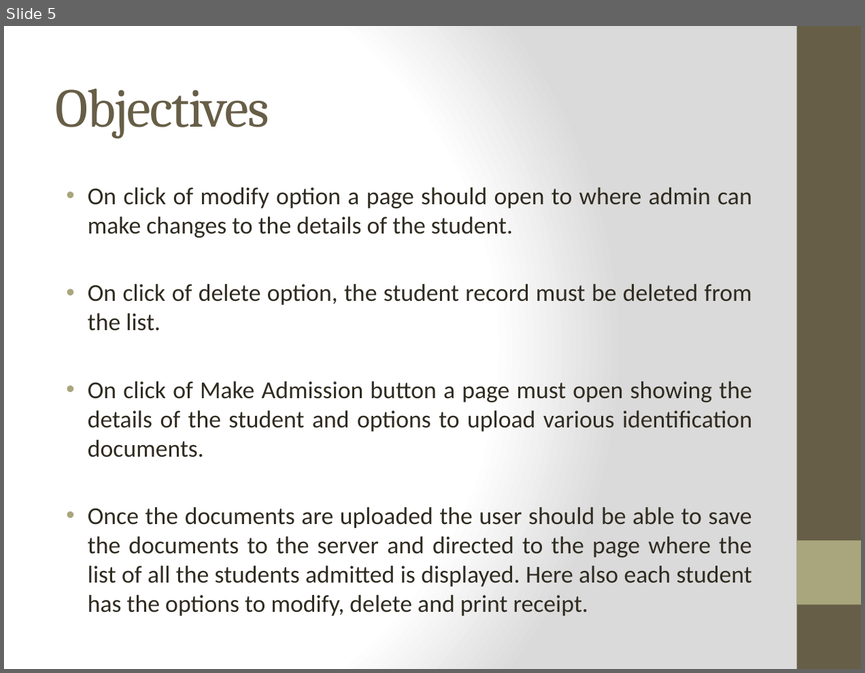
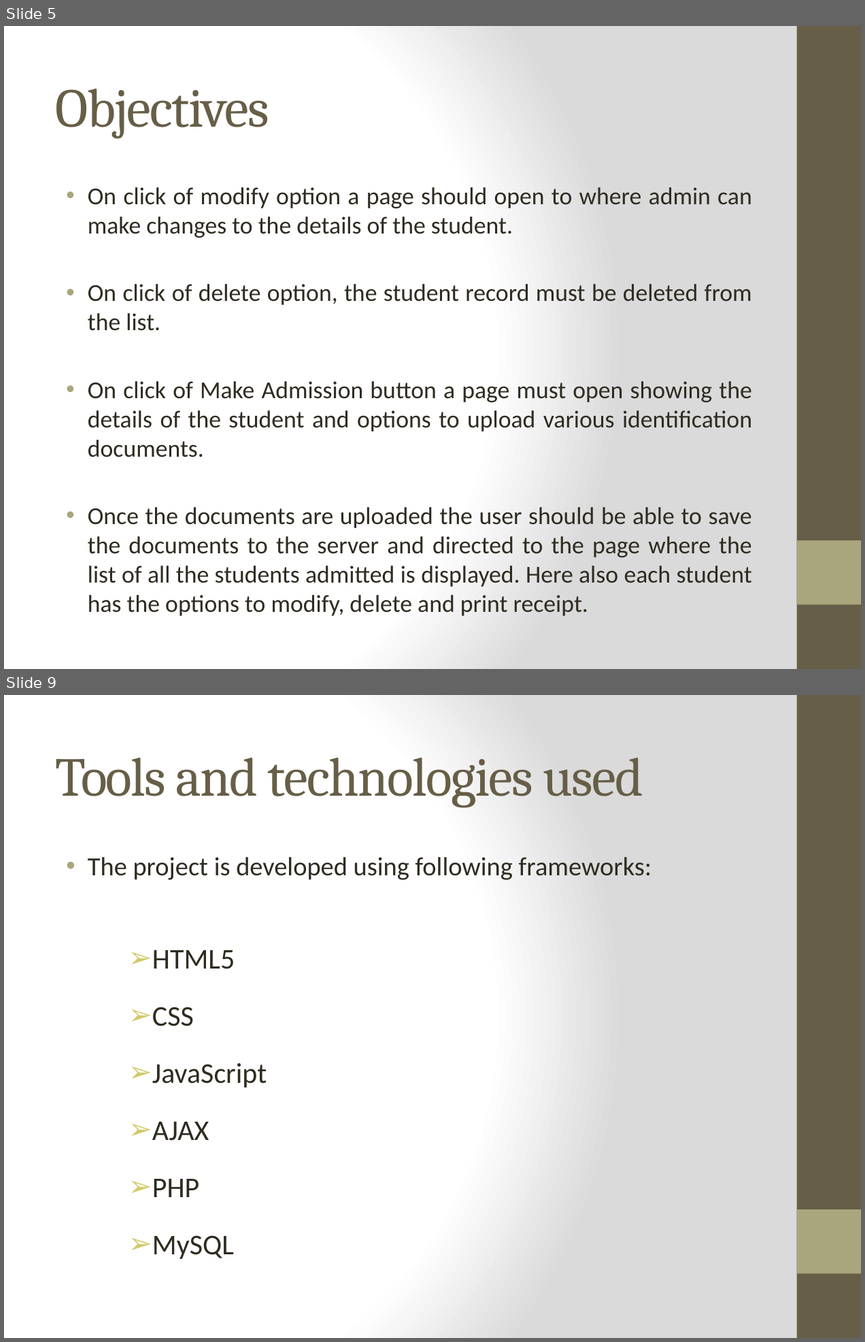
Before and after one commit to abhiyankgoyal/internshipProject, a slide deck: Internship Presentation.pptx. Shown one above the other, each under a label of ours: slide 5 before the commit, slides 5 and 9 after it; the slides between them are not shown. The pictures are 865x673 and 865x1342 pixels, drawn with LibreOffice and Linux fonts; fonts in the diff are those of the drawing. Boxes give left, top, right and bottom in pixels: in the first picture for what was removed or moved away, otherwise in the second. Text is boxed around its words. In the diff, an @@ line names an element or a change of style, - is before the commit and + after.

```diff
--- a/Internship Presentation.pptx
+++ b/Internship Presentation.pptx
@@ slide 9 added at box(4, 695, 861, 1338), background gradient #FFFFFF to #DADADA; not listed: 2 template elements that a slide beside it also shows @@
@@ title added at box(56, 758, 643, 808), 46 pt, text #675E47 @@
+Tools and technologies used
@@ text added at box(88, 857, 652, 1259), 22 pt, text #2F2B20 @@
+• The project is developed using following frameworks:
+    ➢ HTML5
+    ➢ CSS
+    ➢ JavaScript
+    ➢ AJAX
+    ➢ PHP
+    ➢ MySQL
```
Also in this commit, not shown: 4 slides changed, 4 other slides added.
